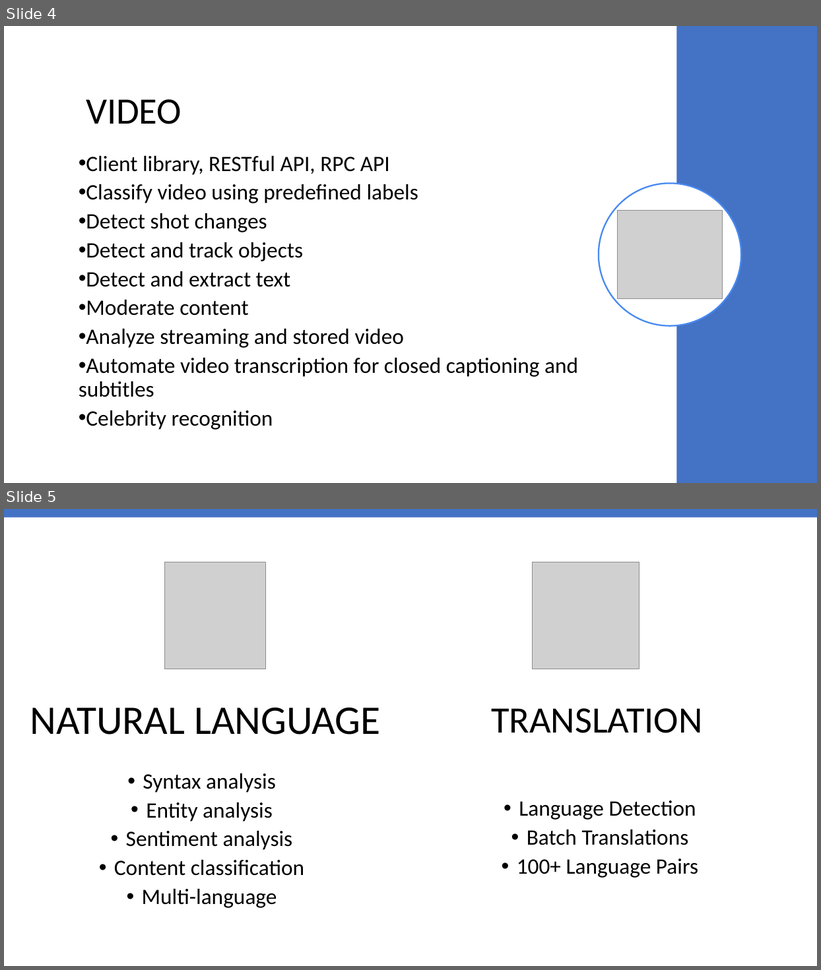
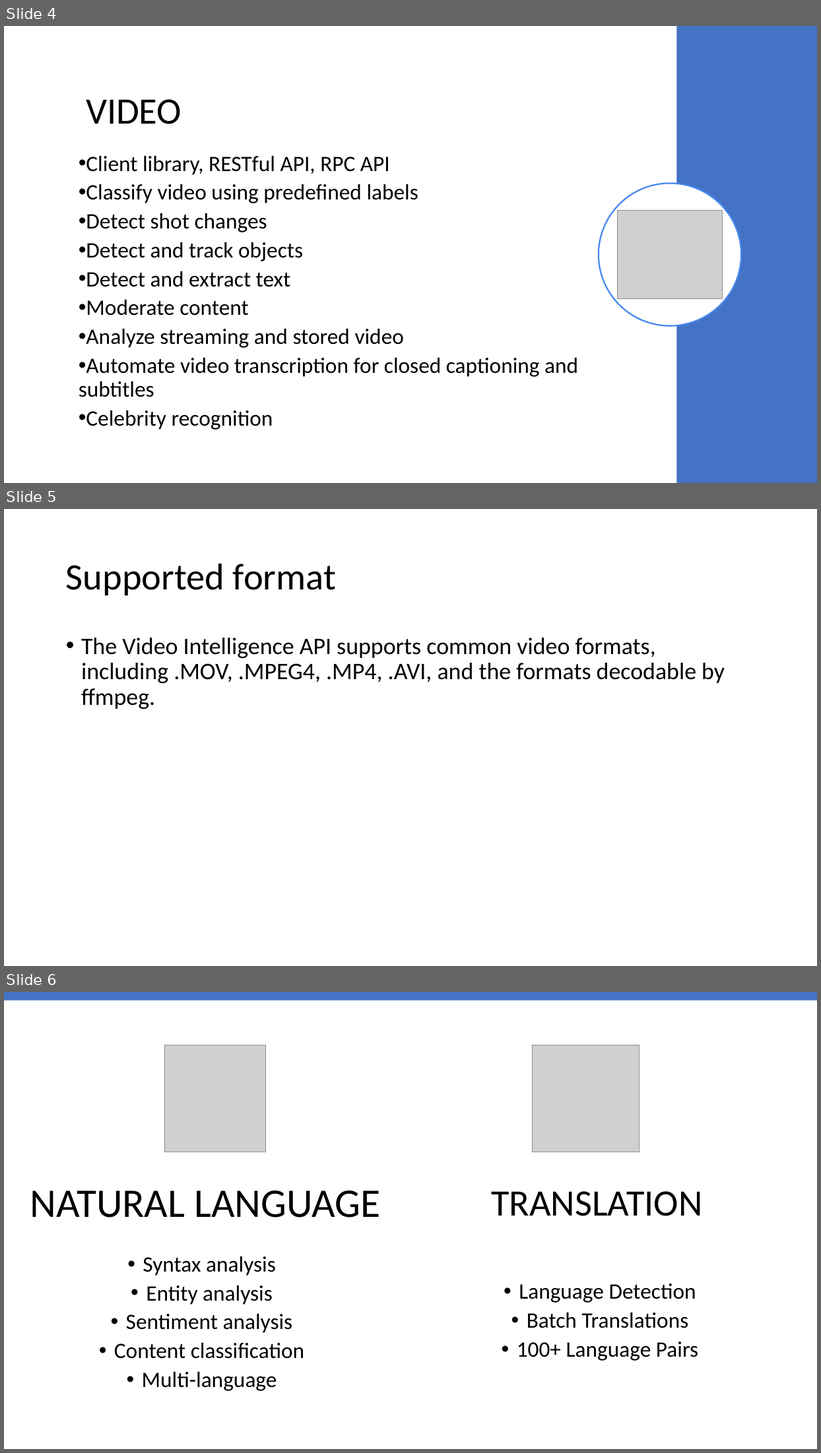
Before and after one commit to questionstorer/GCP_template, a slide deck: GCP Machine Learning.pptx. Shown one above the other, each under a label of ours: slides 4 and 5 before the commit, slides 4, 5 and 6 after it. The pictures are 821x970 and 821x1453 pixels, drawn with LibreOffice and Linux fonts; fonts in the diff are those of the drawing; grey boxes stand for pictures. Boxes give left, top, right and bottom in pixels: in the first picture for what was removed or moved away, otherwise in the second. Text is boxed around its words. In the diff, an @@ line names an element or a change of style, - is before the commit and + after.

Commit message:
Added document on Video Intelligence API.md

```diff
--- a/GCP Machine Learning.pptx
+++ b/GCP Machine Learning.pptx
@@ slide 5 added at (4,509,817,966), background #FFFFFF @@
@@ title added at (66,563,336,595), 44 pt, text #000000 @@
+Supported format
@@ text added at (81,638,725,709), 28 pt, text #000000 @@
+• The Video Intelligence API supports common video formats, including .MOV, .MPEG4, .MP4, .AVI, and the formats decodable by ffmpeg.
@@ what was slide 5 is now slide 6 @@
```
Also in this commit, not shown: 1 other file.
